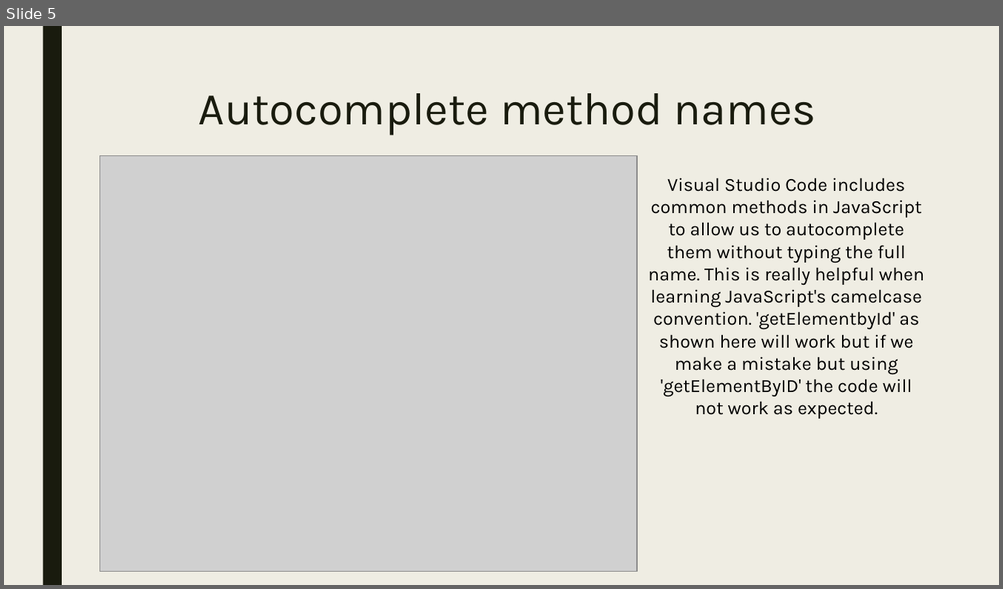
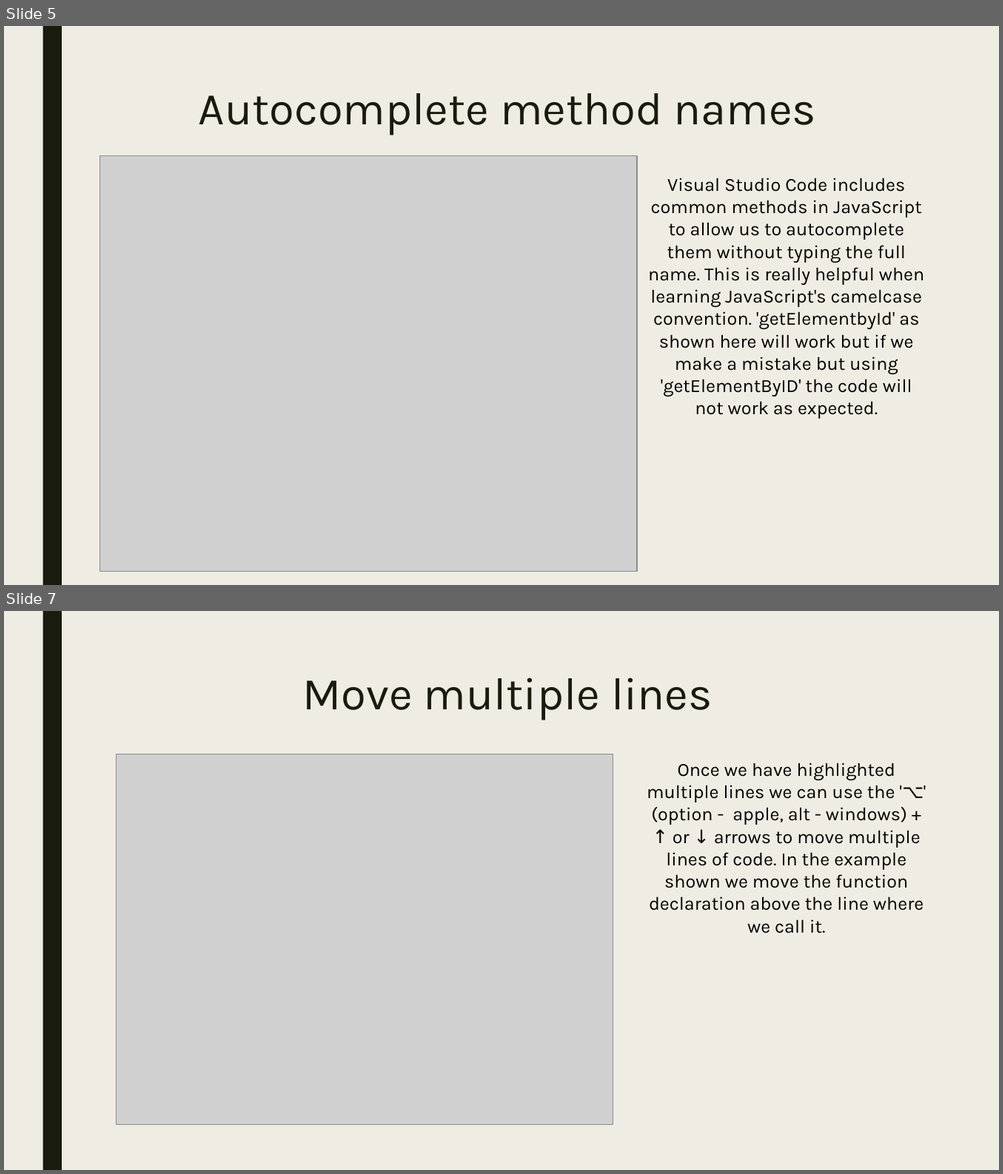
Before and after one commit to 105ron/lightning-talk, a slide deck: Presentation.pptx. Shown one above the other, each under a label of ours: slide 5 before the commit, slides 5 and 7 after it; the slides between them are not shown. The pictures are 1003x589 and 1003x1174 pixels, drawn with LibreOffice and Linux fonts; fonts in the diff are those of the drawing; grey boxes stand for pictures. Boxes give left, top, right and bottom in pixels: in the first picture for what was removed or moved away, otherwise in the second. Text is boxed around its words. In the diff, an @@ line names an element or a change of style, - is before the commit and + after.

```diff
--- a/Presentation.pptx
+++ b/Presentation.pptx
@@ slide 7 added at <box>4,611,999,1170</box>, background #EFEDE3; not listed: 1 template element that a slide beside it also shows @@
@@ title added at <box>303,678,712,721</box>, 44 pt, text #191B0E @@
+Move multiple lines
@@ picture added at <box>116,755,613,1125</box> @@
@@ text added at <box>646,763,923,911</box>, 18 pt, text #000000 @@
+Once we have highlighted multiple lines we can use the '⌥' (option - apple, alt - windows) + ↑ or ↓ arrows to move multiple lines of code. In the example shown we move the function declaration above the line where we call it.
```
Also in this commit, not shown: 9 other slides added.
